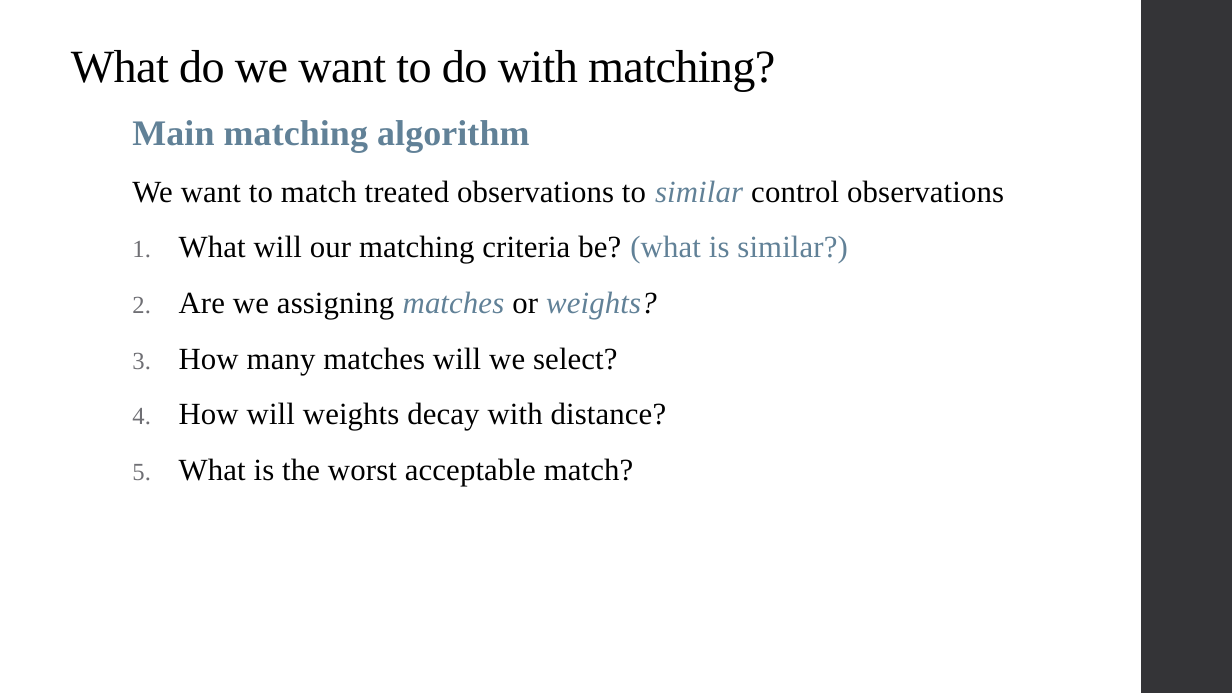
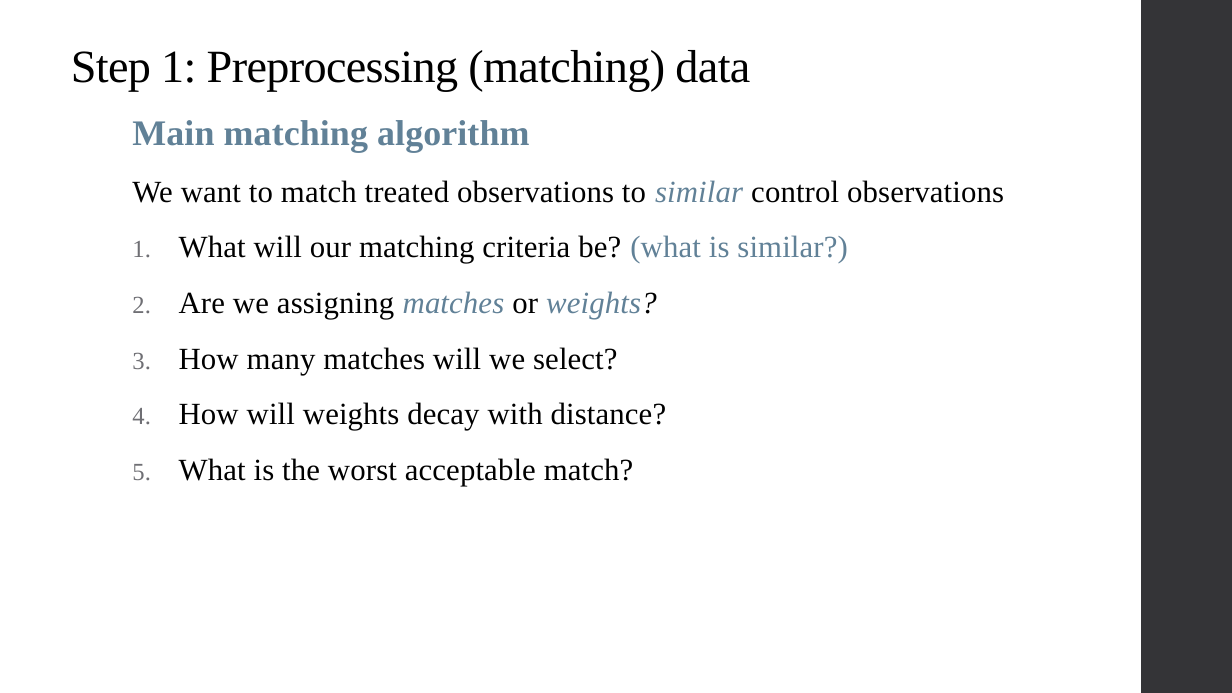
Before and after one commit to qiufei/fork-HAD5744, a slide deck: slide 19 of Lecture05_Matching/Lecture5_Matching_2022F.pptx (slide 11 before the commit). Drawn at 1232x693 pixels with LibreOffice and Linux fonts; fonts in the diff are those of the drawing. Boxes give left, top, right and bottom in pixels: in the first picture for what was removed or moved away, otherwise in the second. Text is boxed around its words. In the diff, an @@ line names an element or a change of style, - is before the commit and + after.

```diff
--- a/Lecture05_Matching/Lecture5_Matching_2022F.pptx
+++ b/Lecture05_Matching/Lecture5_Matching_2022F.pptx
@@ title at (71, 50, 750, 91): text changed @@
-What do we want to do with matching?
+Step 1: Preprocessing (matching) data
```
Also in this commit, not shown: 6 other slides changed, 13 slides added, 2 slides removed, 35 other files.
